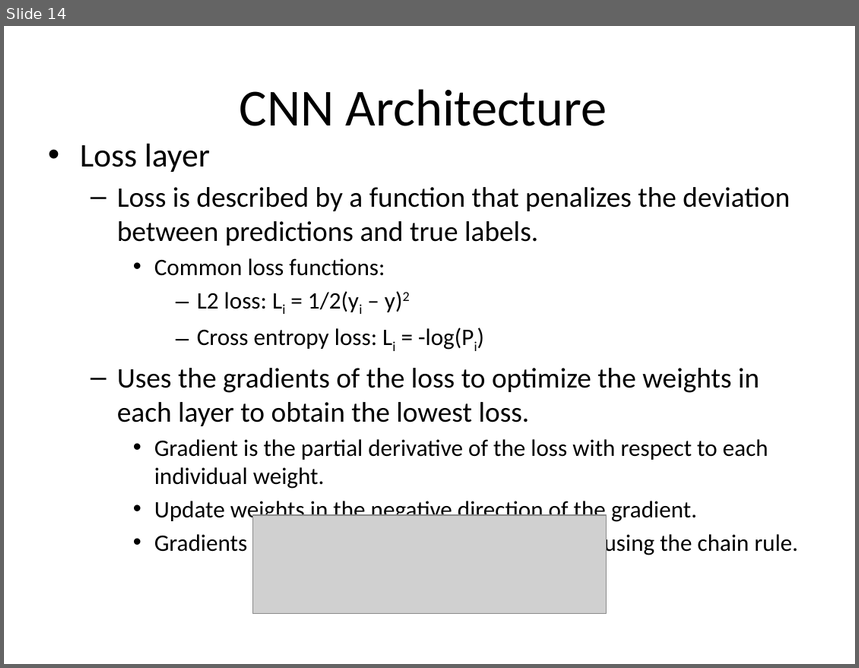
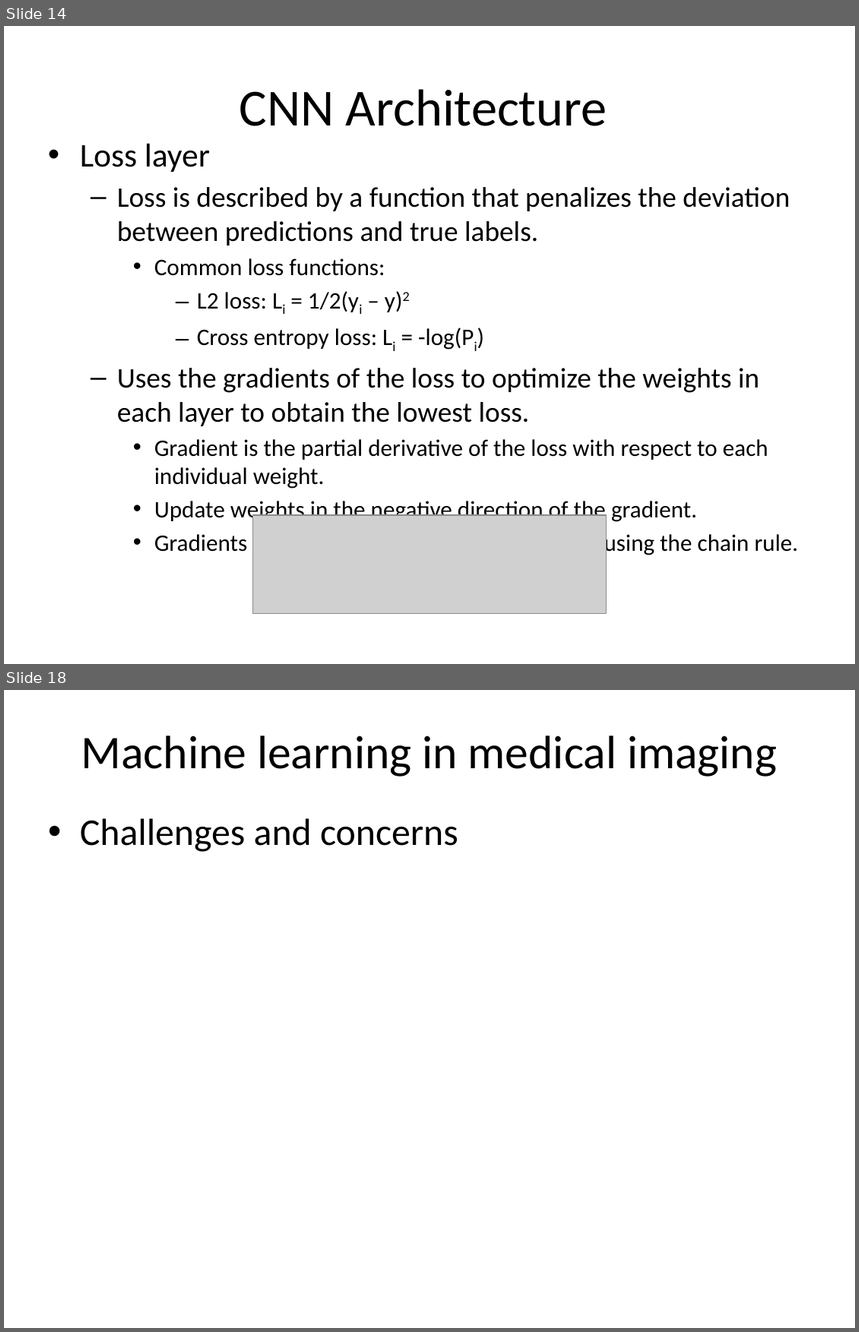
Before and after one commit to WendaZ/PyCharm_data, a slide deck: Machine Learning in Medical Imaging.pptx. Shown one above the other, each under a label of ours: slide 14 before the commit, slides 14 and 18 after it; the slides between them are not shown. The pictures are 859x668 and 859x1332 pixels, drawn with LibreOffice and Linux fonts; fonts in the diff are those of the drawing; grey boxes stand for pictures. Boxes give left, top, right and bottom in pixels: in the first picture for what was removed or moved away, otherwise in the second. Text is boxed around its words. In the diff, an @@ line names an element or a change of style, - is before the commit and + after.

```diff
--- a/Machine Learning in Medical Imaging.pptx
+++ b/Machine Learning in Medical Imaging.pptx
@@ slide 18 added at <box>4,690,855,1328</box>, background #FFFFFF @@
@@ title added at <box>82,736,777,777</box>, 39.6 pt, text #000000 @@
+Machine learning in medical imaging
@@ text added at <box>80,818,458,852</box>, 32 pt, text #000000 @@
+• Challenges and concerns
```
Also in this commit, not shown: 1 slide changed, 3 other slides added, 1 slide removed.
